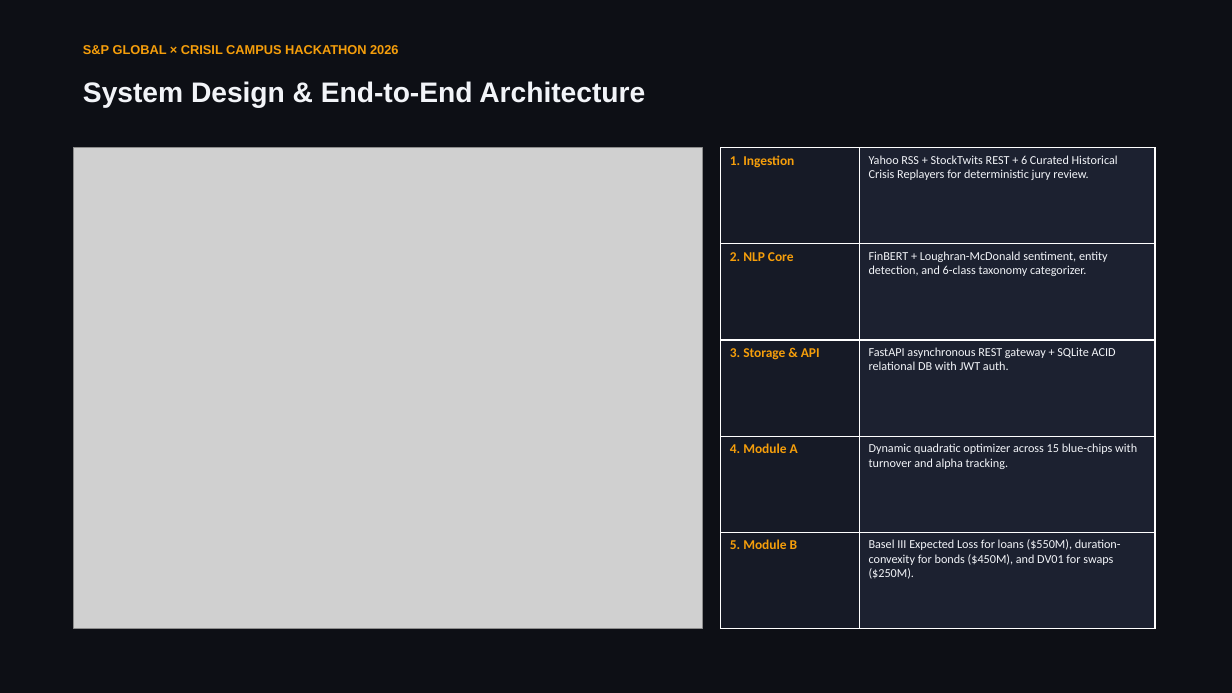
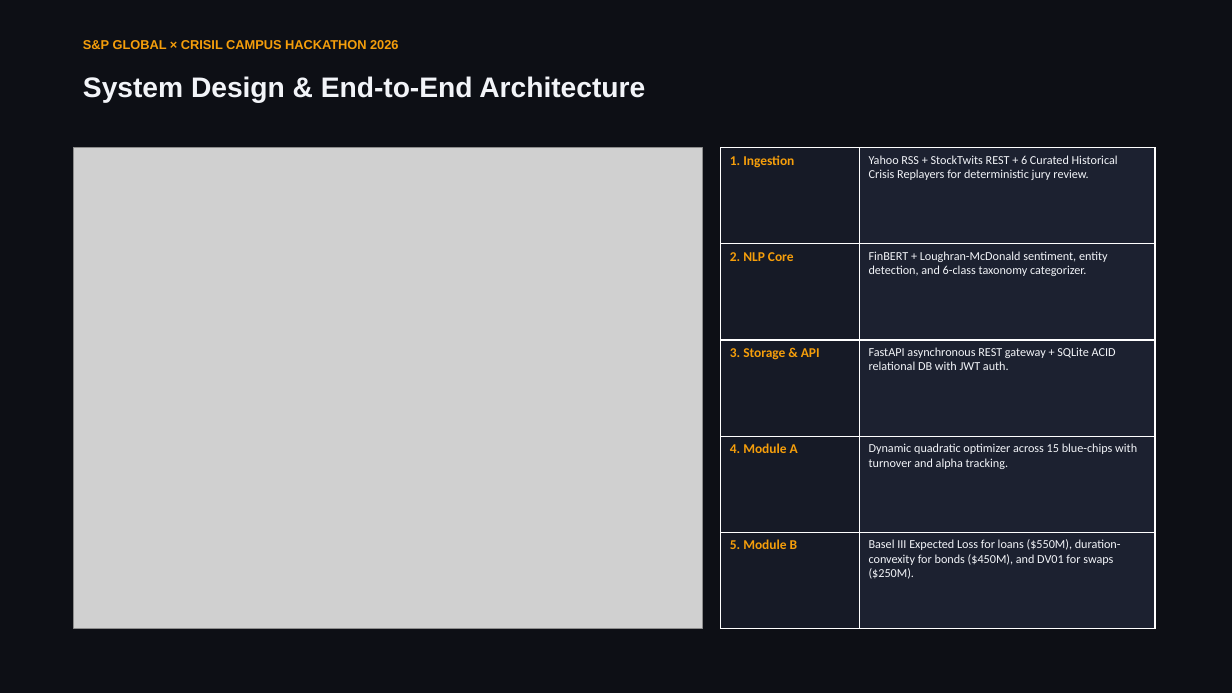
Before and after one commit to Vedant-Nalge/S-P-Crisil-Hackathon, a slide deck: slide 3 of docs/presentation.pptx. Drawn at 1232x693 pixels with LibreOffice and Linux fonts; fonts in the diff are those of the drawing; grey boxes stand for pictures. Boxes give left, top, right and bottom in pixels: in the first picture for what was removed or moved away, otherwise in the second. Text is boxed around its words. In the diff, an @@ line names an element or a change of style, - is before the commit and + after.

```diff
--- a/docs/presentation.pptx
+++ b/docs/presentation.pptx
@@ text "S&P GLOBAL × CRISIL CAMPUS ...": place and size @@
-text "S&P GLOBAL × CRISIL CAMPUS ..." at bbox=[83, 45, 398, 54]
+text "S&P GLOBAL × CRISIL CAMPUS ..." at bbox=[83, 40, 398, 49]
@@ text "System Design & End-to-End Architecture": place and size @@
-text "System Design & End-to-End Architecture" at bbox=[83, 81, 645, 107]
+text "System Design & End-to-End Architecture" at bbox=[83, 76, 645, 103]
```
Also in this commit, not shown: 6 other slides changed, 6 other files.
